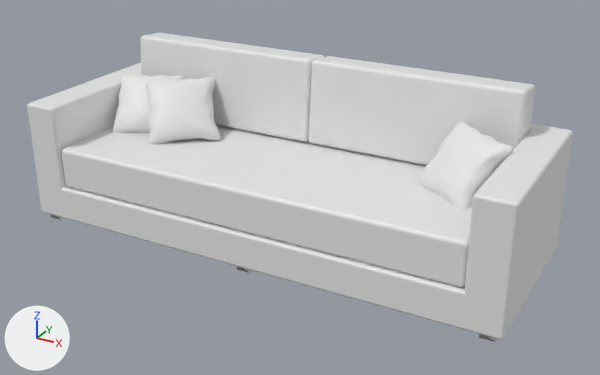
The Blender file Assets/Models/Sofa.blend: old version first, new version second.
Both versions are drawn from a 50 mm lens placed at (5.29, -9.27, 5.42), pointed at (0.44, -0.45, 1.02). The axes (+X, +Y, +Z) are drawn at lower left. The lights are the same throughout.

Names of what the first picture shows: 'Back L', 'Back R', 'Base', 'Case', 'Pillow 1', 'Pillow 3', 'Pillow 4'.
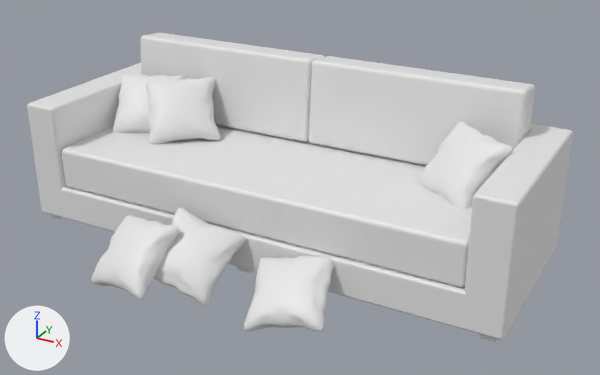
Where the newer file only moved an object's origin or applied its transform, the numbers keep the older frame.

Boxes (x1, y1, x2, y2) around the edits, measured in the pictures (600 x 375 px):
'Pillow 3 F', added
    after: (244, 255, 334, 331)
'Pillow 2 F', added
    after: (154, 208, 245, 305)
'Pillow 1 F', added
    after: (91, 215, 179, 299)

The change, as a list of edits to the scene's bpy script:
```text
Add me_cube_010:
    me_cube_010.from_pydata(...)  # 4842 vertices, 4840 faces; spans x -0.536..0.483, y -0.484..0.534, z -0.24..0.174
    me_cube_010.polygons.foreach_set('use_smooth', [True] * 4840)
Add ob_pillow_3_f:
    ob_pillow_3_f = bpy.data.objects.new('Pillow 3 F', me_cube_010)
    ob_pillow_3_f.location = (0.972, -1.746, 0.234)
    ob_pillow_3_f.rotation_euler = (0.241, 0.523, -1.278)  # degrees (14, 30, -73)
Add ob_pillow_1_f:
    ob_pillow_1_f = bpy.data.objects.new('Pillow 1 F', me_cube_006.copy())  # the mesh of ob_pillow_4
    ob_pillow_1_f.location = (-1.096, -2.126, 0.39)
    ob_pillow_1_f.rotation_euler = (0.719, -0.147, -0.203)  # degrees (41, -8.4, -12)
    _m = ob_pillow_1_f.modifiers.new('Subdivision', 'SUBSURF')
    _m.render_levels = 1
Add ob_pillow_2_f:
    ob_pillow_2_f = bpy.data.objects.new('Pillow 2 F', me_cube_005.copy())  # the mesh of ob_pillow_1
    ob_pillow_2_f.location = (-0.377, -1.745, 0.442)
    ob_pillow_2_f.rotation_euler = (-0.673, -0.232, -3.083)  # degrees (-39, -13, -177)
    _m = ob_pillow_2_f.modifiers.new('Subdivision', 'SUBSURF')
    _m.render_levels = 1
```
